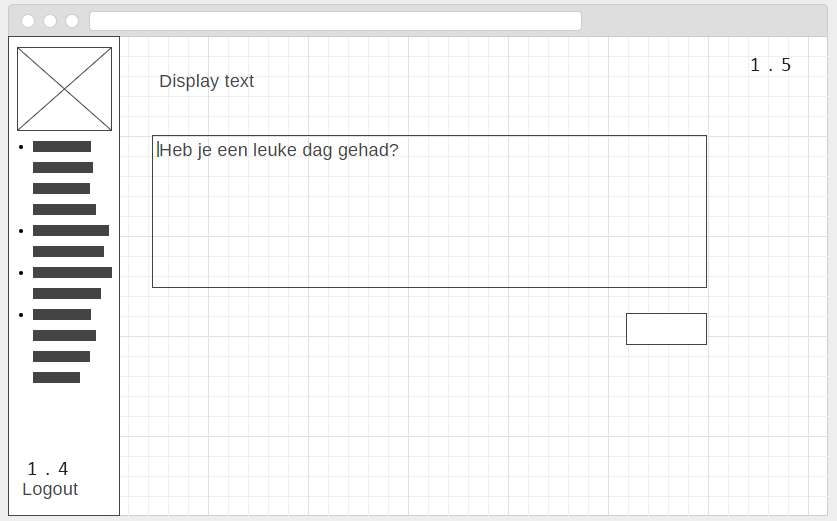
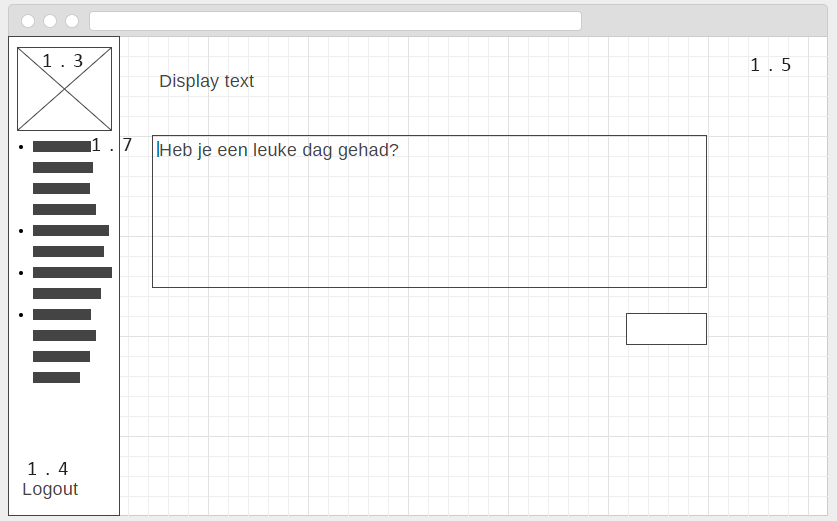
Before/after of a (837, 521) layered artwork. What changed in the layer stack:
added layer "1.3" above "1.7" over [43, 54, 83, 67]
added layer "1.7" above "1.4" over [92, 138, 132, 151]
